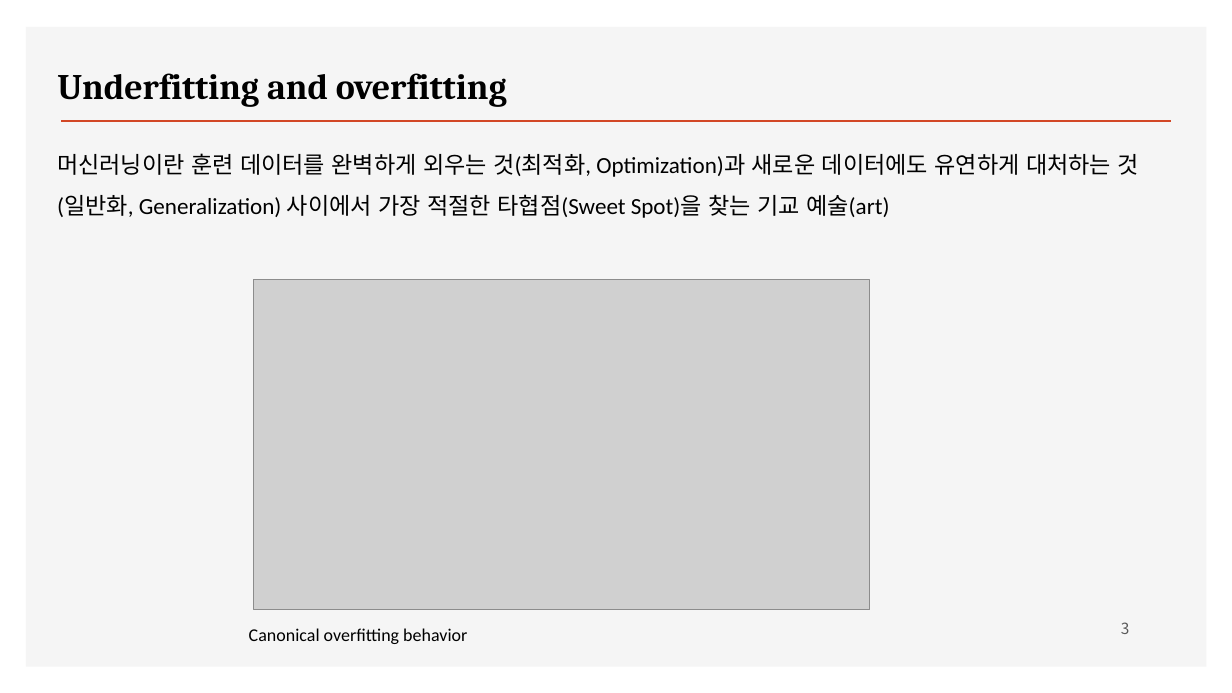
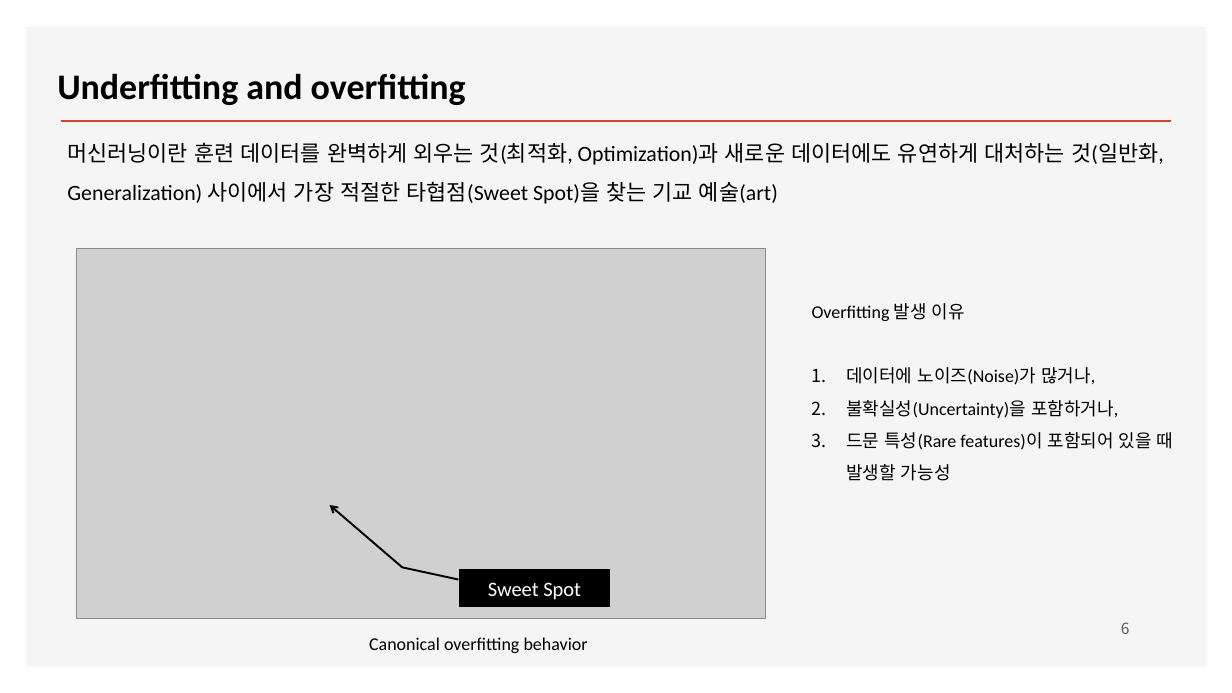
Before and after one commit to ancestor9/2026_Fall_Deep-Learning-with-Python, a slide deck: slide 6 of Chapter 05 Fundamentals of machine learning.pptx (slide 3 before the commit). Drawn at 1232x693 pixels with LibreOffice and Linux fonts; fonts in the diff are those of the drawing; grey boxes stand for pictures; background and template pictures are left out. Boxes give left, top, right and bottom in pixels: in the first picture for what was removed or moved away, otherwise in the second. Text is boxed around its words. In the diff, an @@ line names an element or a change of style, - is before the commit and + after.

```diff
--- a/Chapter 05 Fundamentals of machine learning.pptx
+++ b/Chapter 05 Fundamentals of machine learning.pptx
@@ text "Underfitting and overfitting" at (57, 73, 466, 105): font Cambria to Calibri @@
@@ text "머신러닝이란 훈련 데이터를 완벽하게 외우는 ...": place and size @@
-text "머신러닝이란 훈련 데이터를 완벽하게 외우는 ..." at (57, 153, 1139, 218)
+text "머신러닝이란 훈련 데이터를 완벽하게 외우는 ..." at (67, 142, 1164, 204)
@@ text "머신러닝이란 훈련 데이터를 완벽하게 외우는 ..." at (67, 142, 1164, 204): size 18 to 17 pt @@
@@ picture: place and size @@
-picture at (253, 279, 870, 610)
+picture at (77, 249, 766, 618)
@@ text added at (812, 303, 1174, 481), 14 pt, text #000000 @@
+Overfitting 발생 이유
+1. 데이터에 노이즈(Noise)가 많거나,
+2. 불확실성(Uncertainty)을 포함하거나,
+3. 드문 특성(Rare features)이 포함되어 있을 때 발생할 가능성
@@ border callout added at (460, 569, 608, 606), fill #000000, outline #000000 1.5 pt, 16 pt, text #FFFFFF @@
+Sweet Spot
@@ text "Canonical overfitting behavior": place and size @@
-text "Canonical overfitting behavior" at (249, 628, 467, 644)
+text "Canonical overfitting behavior" at (369, 637, 588, 653)
@@ page number at (1121, 622, 1130, 634): text changed @@
-3
+6
```
Also in this commit, not shown: 13 other slides changed, 13 slides added, 1 slide removed.
